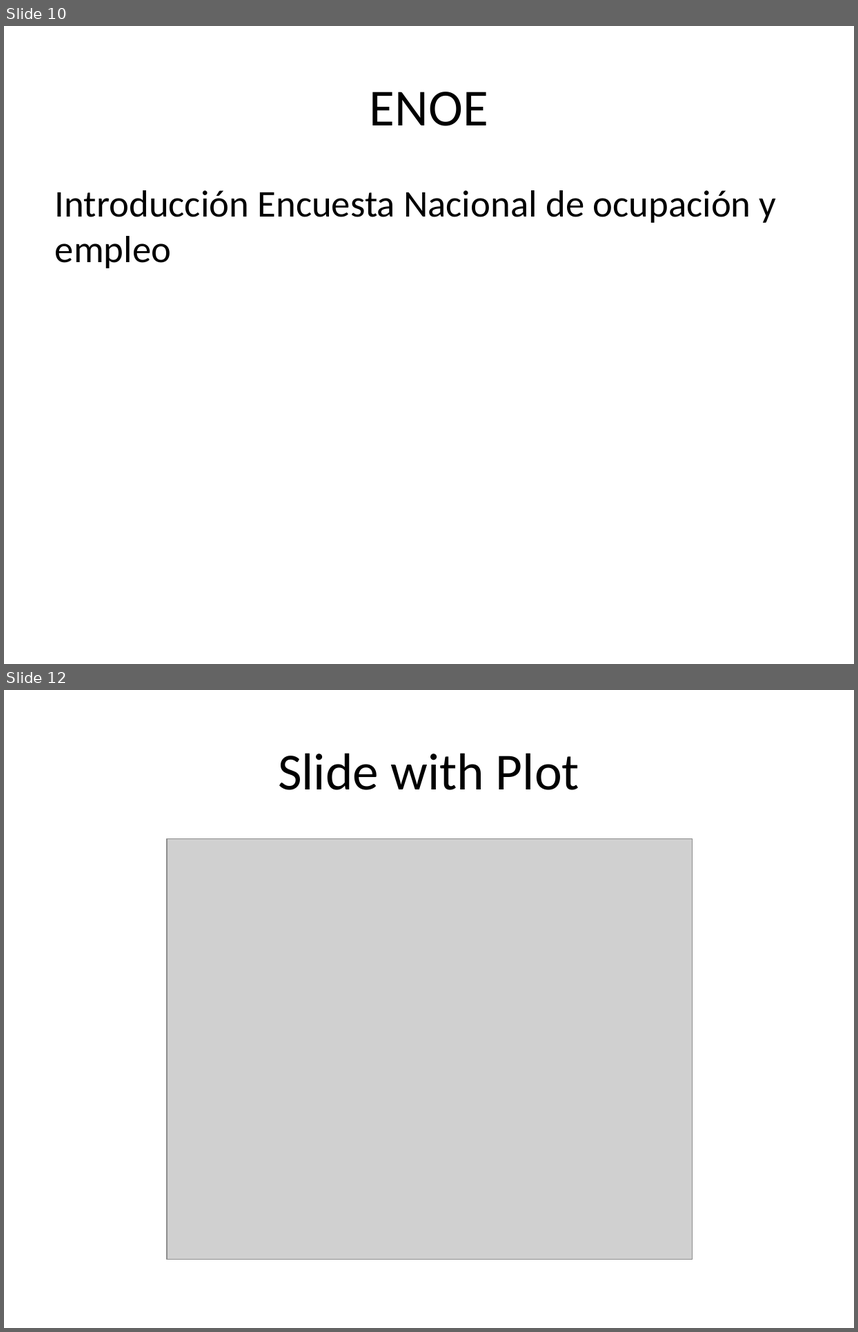
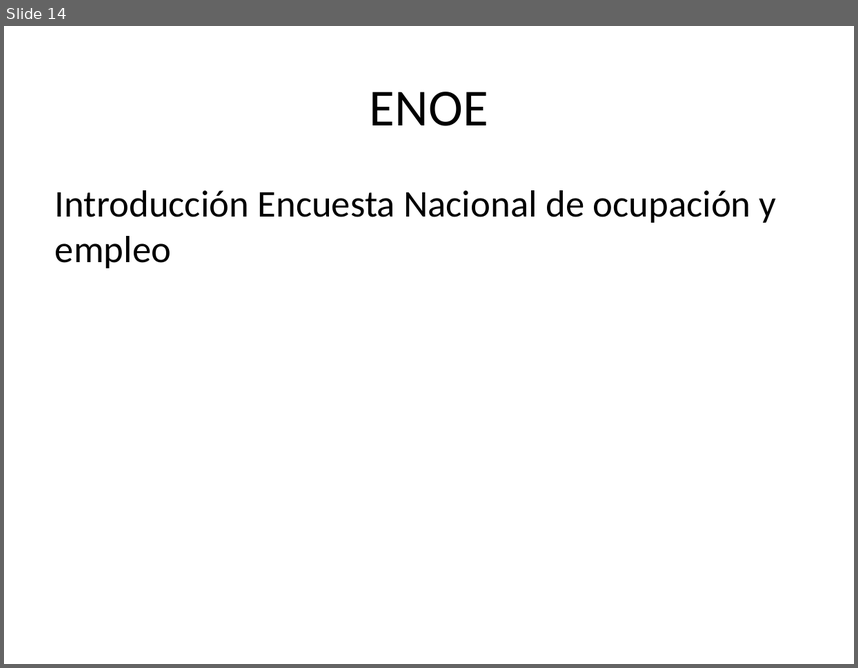
Before and after one commit to ITESO-PAP4J09-Ciencia-de-datos/COVID19, a slide deck: INDICADORES_MACROECONOMICOS/José/Presentación.pptx. Shown one above the other, each under a label of ours: slides 10 and 12 before the commit, slide 14 after it; the slides between them are not shown. The pictures are 858x1332 and 858x668 pixels, drawn with LibreOffice and Linux fonts; fonts in the diff are those of the drawing; grey boxes stand for pictures. Boxes give left, top, right and bottom in pixels: in the first picture for what was removed or moved away, otherwise in the second. Text is boxed around its words. In the diff, an @@ line names an element or a change of style, - is before the commit and + after.

```diff
--- a/INDICADORES_MACROECONOMICOS/José/Presentación.pptx
+++ b/INDICADORES_MACROECONOMICOS/José/Presentación.pptx
@@ slide 12 removed at [4, 690, 854, 1328], background #FFFFFF @@
@@ title removed at [278, 753, 579, 790] @@
-Slide with Plot
@@ picture removed at [168, 839, 693, 1259] @@
@@ what was slide 10 is now slide 14 @@
```
Also in this commit, not shown: 7 slides added, 1 other slide removed, 4 other files.
